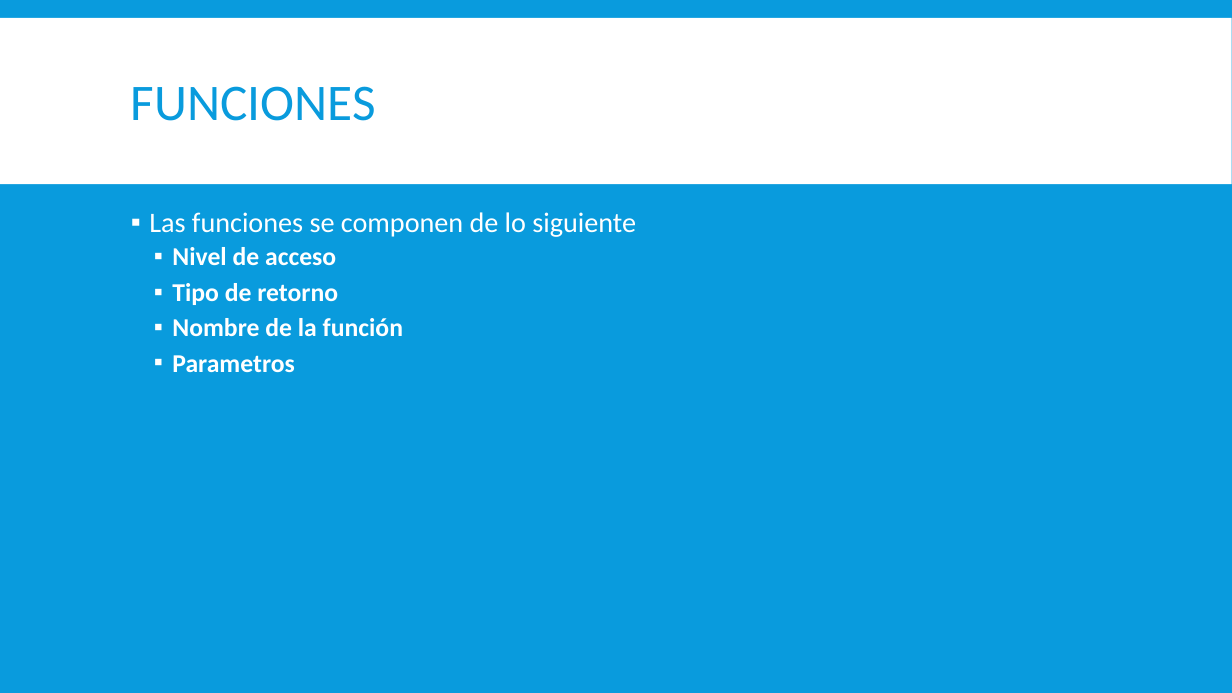
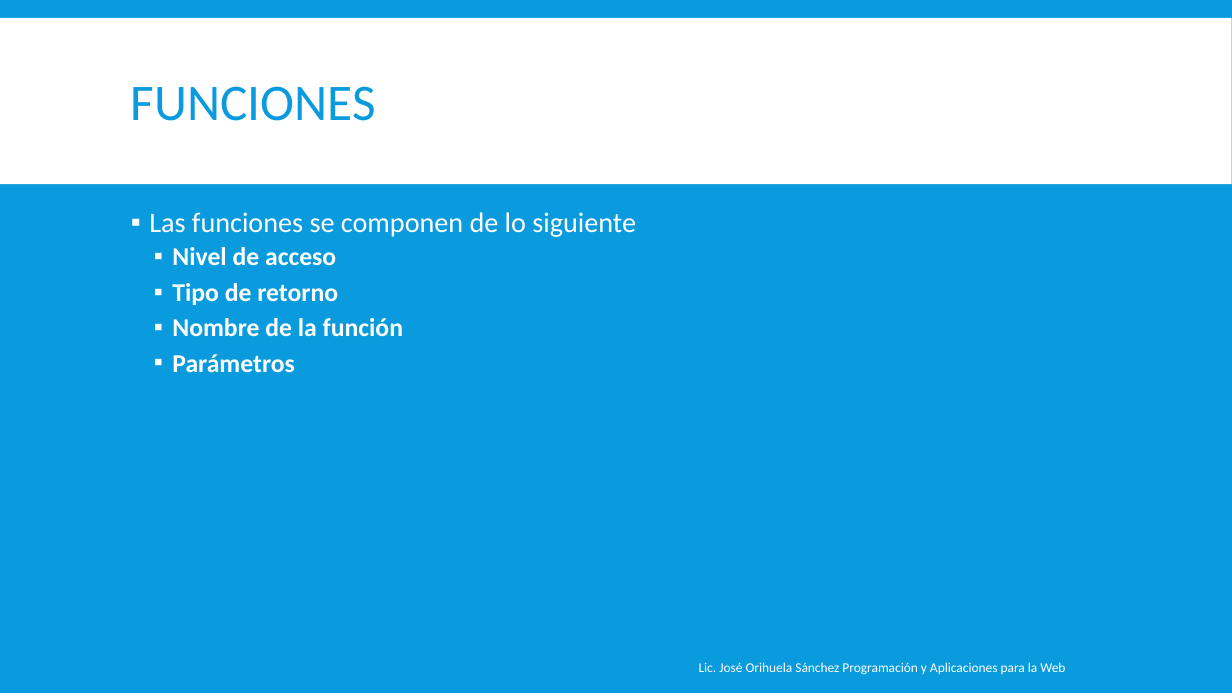
Before and after one commit to magoclown/PAPW, a slide deck: slide 15 of Presentaciones/Segundo Parcial/Introducción a Java.pptx. Drawn at 1232x693 pixels with LibreOffice and Linux fonts; fonts in the diff are those of the drawing. Boxes give left, top, right and bottom in pixels: in the first picture for what was removed or moved away, otherwise in the second. Text is boxed around its words. In the diff, an @@ line names an element or a change of style, - is before the commit and + after.

```diff
--- a/Presentaciones/Segundo Parcial/Introducción a Java.pptx
+++ b/Presentaciones/Segundo Parcial/Introducción a Java.pptx
@@ text at box(172, 354, 295, 372): text changed @@
-  ▪ Parametros
+  ▪ Parámetros
@@ text added at box(699, 662, 1065, 675), 10.5 pt, text #FFFFFF @@
+Lic. José Orihuela Sánchez Programación y Aplicaciones para la Web
```
Also in this commit, not shown: 18 other slides changed, 2 other files.
